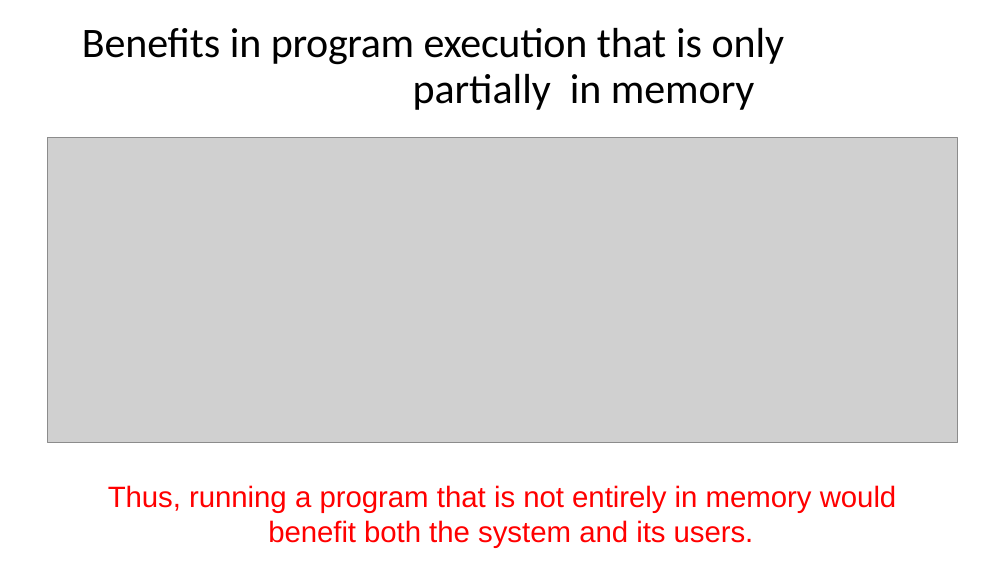
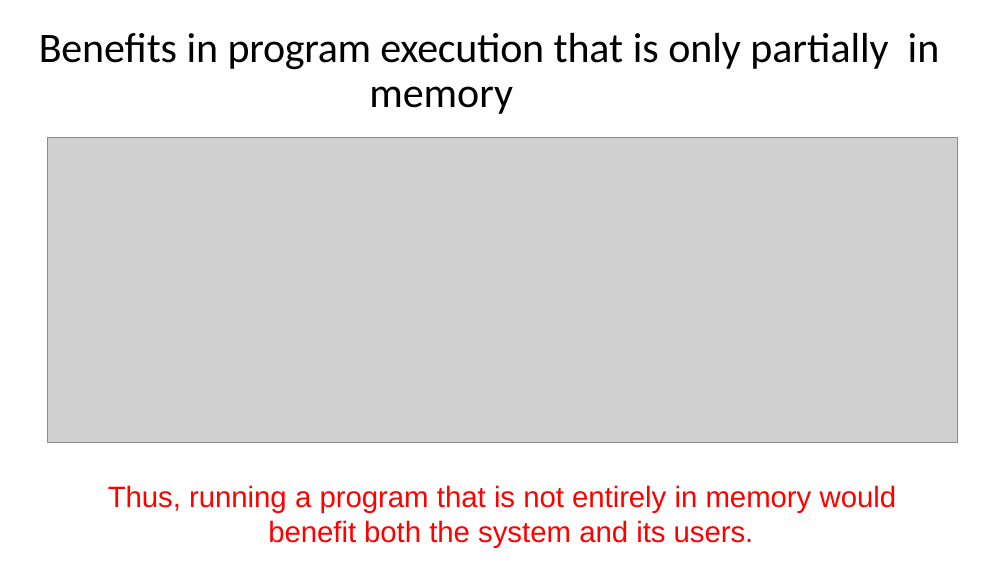
Before and after one commit to mufeezhanif/FAST_KHI_SEMESTER_4, a slide deck: slide 4 of OS/Slides/Week # 15 - Chapter # 10.pptx. Drawn at 1008x567 pixels with LibreOffice and Linux fonts; fonts in the diff are those of the drawing; grey boxes stand for pictures. Boxes give left, top, right and bottom in pixels: in the first picture for what was removed or moved away, otherwise in the second. Text is boxed around its words. In the diff, an @@ line names an element or a change of style, - is before the commit and + after.

```diff
--- a/OS/Slides/Week # 15 - Chapter # 10.pptx
+++ b/OS/Slides/Week # 15 - Chapter # 10.pptx
@@ title "Benefits in program execution that ...": place and size @@
-title "Benefits in program execution that ..." at bbox=[82, 28, 785, 110]
+title "Benefits in program execution that ..." at bbox=[39, 33, 940, 114]
@@ title "Benefits in program execution that ..." at bbox=[39, 33, 940, 114]: letter spacing -0.2 to -0.3 pt in "execution" @@
```
Also in this commit, not shown: 17 other slides changed, 28 other files.
